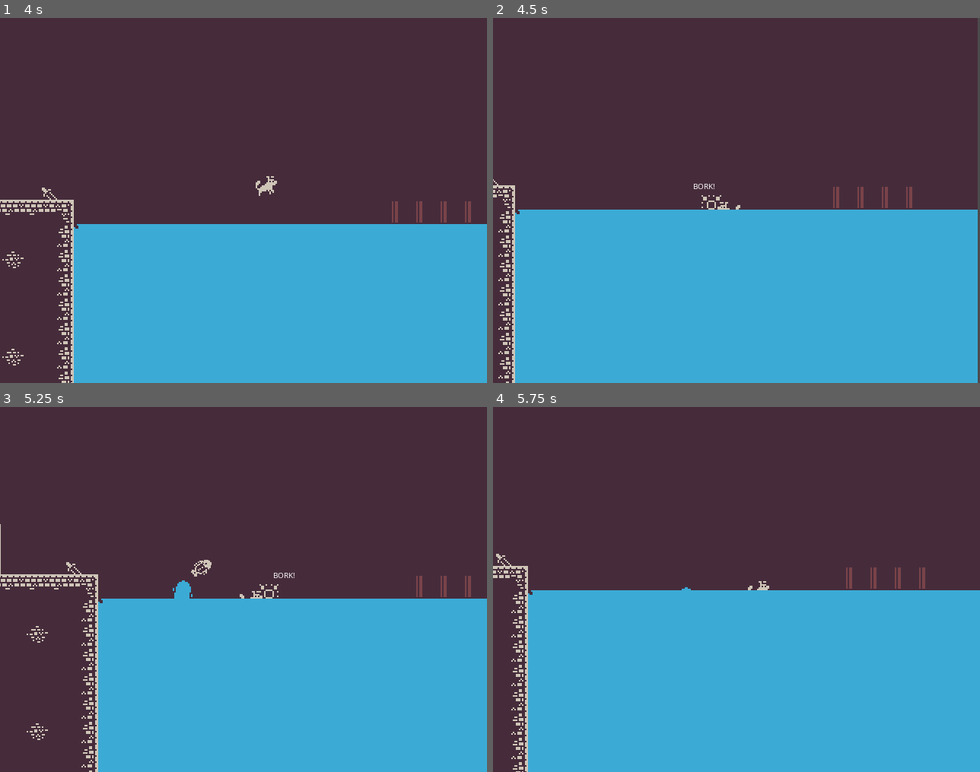
Above: before the commit, frames 1-4 (two rows, left to right).
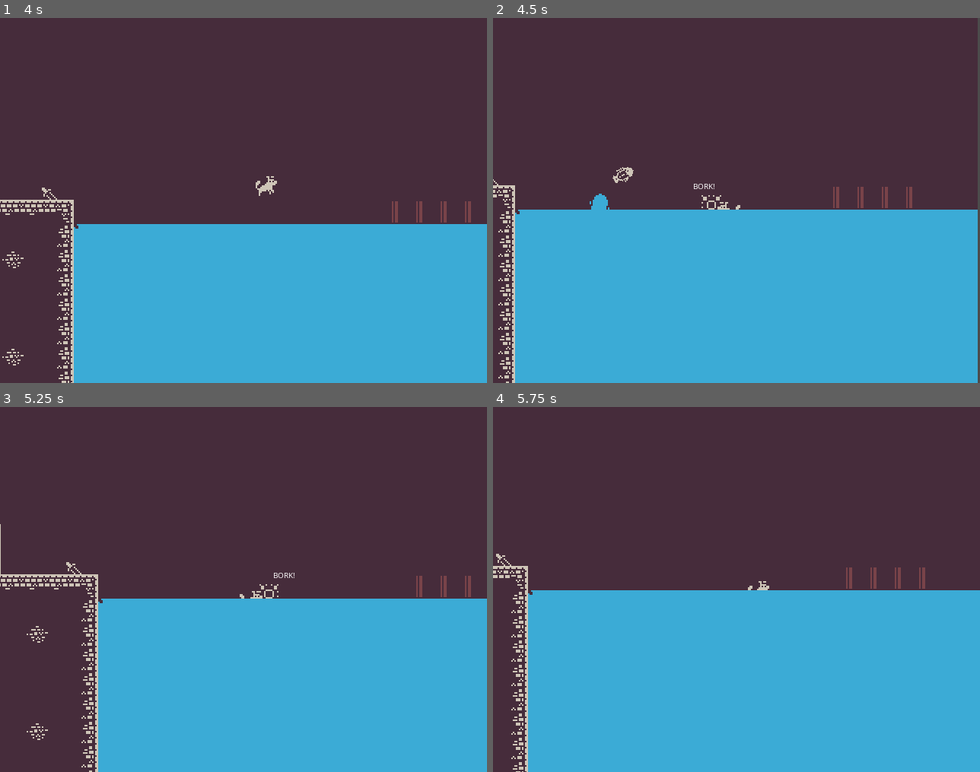
Above: after the commit, the same moments.

Repository: jdgazlay/king_dog
Game: Godot game, scene res://src/scenes/World.tscn
The game is run twice, just before and just after one commit, with the same random seed, the same clock (stepped at 60 frames per second) and the same inputs.
Inputs:
- Up to frame 1 (4 s): tap Enter at 0.5 s; hold Right (ui_right) 0.53-2.03 s; tap Space (bark) every 0.75 s from 0.6 to 3.6 s; tap Up (ui_up) at 0.77, 1.52, 3.02, 3.77 s; hold Left (ui_left) 2.03-2.78 s; hold Right (ui_right) from 2.78 s (still down)
- Up to frame 2 (4.5 s): release Right (ui_right) at 4.28 s; hold Left (ui_left) from 4.28 s (still down); tap Space (bark) at 4.35 s
- Up to frame 3 (5.25 s): tap Up (ui_up) at 4.52 s; release Left (ui_left) at 5.03 s; hold Right (ui_right) from 5.03 s (still down); tap Space (bark) at 5.1 s
- Up to frame 4 (5.75 s): keep holding Right (ui_right)

Frame 1 is identical in both runs. In frame 2, 0.2% of the frame differs, in the area x 19-29%, y 40-53%; in frame 3, 0.2%, in the area x 35-44%, y 41-53%; in frame 4, less than 0.1%.

Commit message:
add more variety to the fish

Diff:
--- a/src/scripts/World.gd
+++ b/src/scripts/World.gd
@@ -56,12 +56,16 @@
 	bark_timer.start(10)
 
 
-func _start_fish_timer():
+func _start_fish_timer() -> void:
 	fish_timer = Timer.new()
 	fish_timer.connect("timeout", water_animation_player, "play", ["fish_jump"])
-	fish_timer.one_shot = false
+	fish_timer.connect("timeout", self, "_play_fish_timer")
+	fish_timer.one_shot = true
 	add_child(fish_timer)
-	fish_timer.start(5)
+	_play_fish_timer()
+
+func _play_fish_timer() -> void:
+	fish_timer.start(rand_range(4, 7))
 
 
 func _on_Player_bark():
